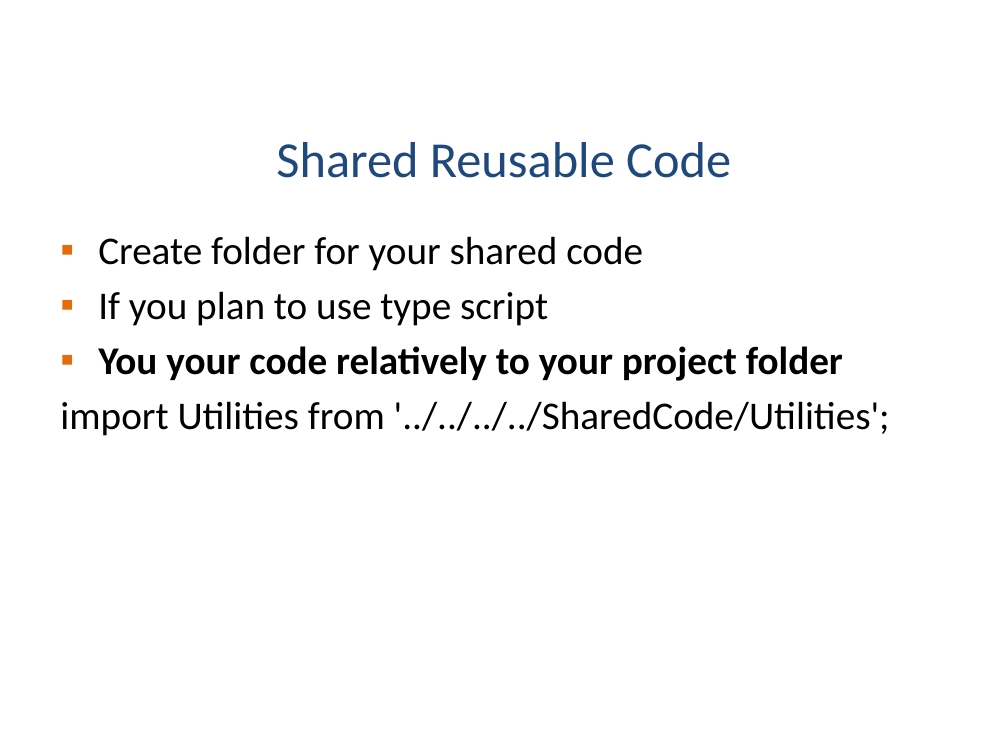
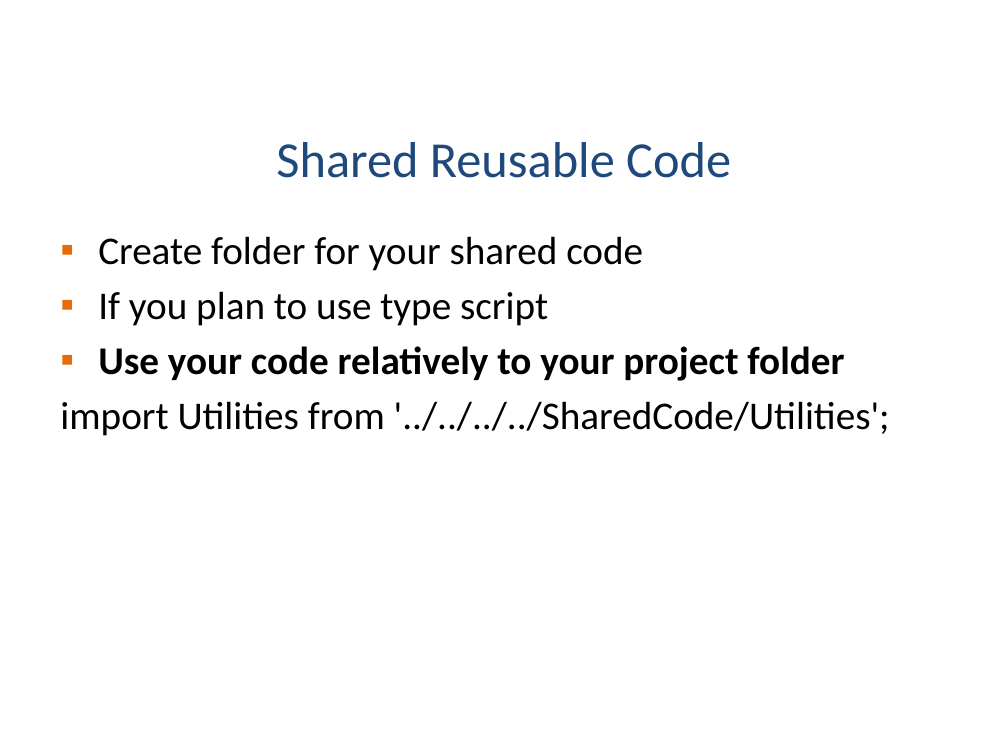
Before and after one commit to KWizCom/SPFxDemo, a slide deck: slide 50 of SPFx ISV Insight.pptx. Drawn at 1008x756 pixels with LibreOffice and Linux fonts; fonts in the diff are those of the drawing; background and template pictures are left out. Boxes give left, top, right and bottom in pixels: in the first picture for what was removed or moved away, otherwise in the second. Text is boxed around its words. In the diff, an @@ line names an element or a change of style, - is before the commit and + after.

```diff
--- a/SPFx ISV Insight.pptx
+++ b/SPFx ISV Insight.pptx
@@ text at box(98, 346, 844, 381): text changed @@
-▪ You your code relatively to your project folder
+▪ Use your code relatively to your project folder
```
Also in this commit, not shown: 11 other slides changed.
